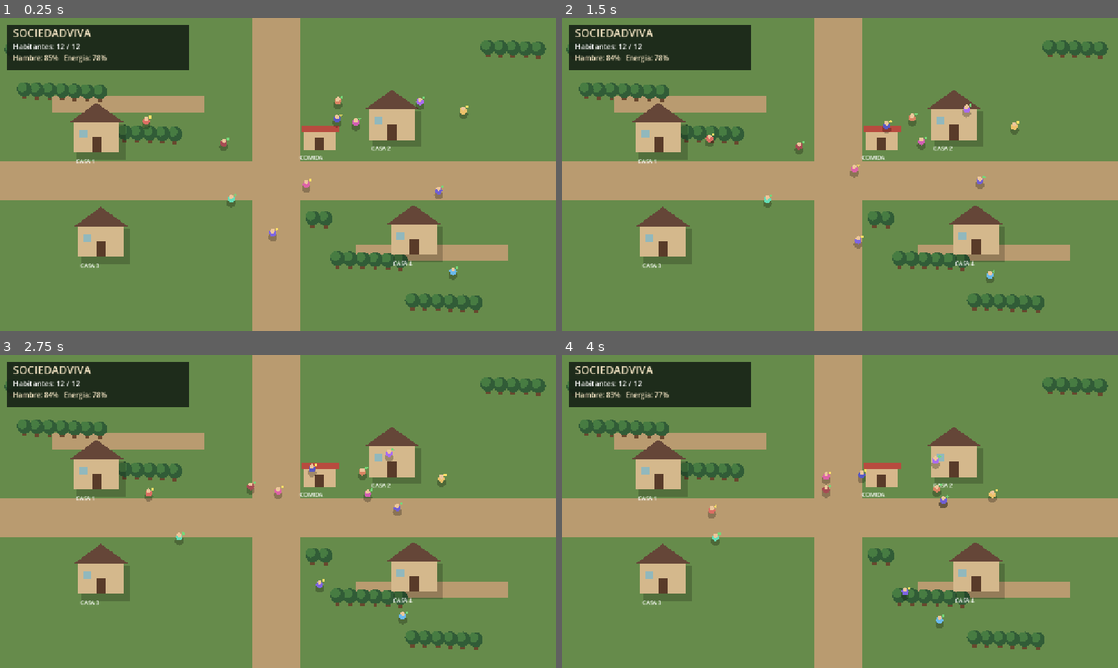
Above: before the commit, frames 1-4 (two rows, left to right).
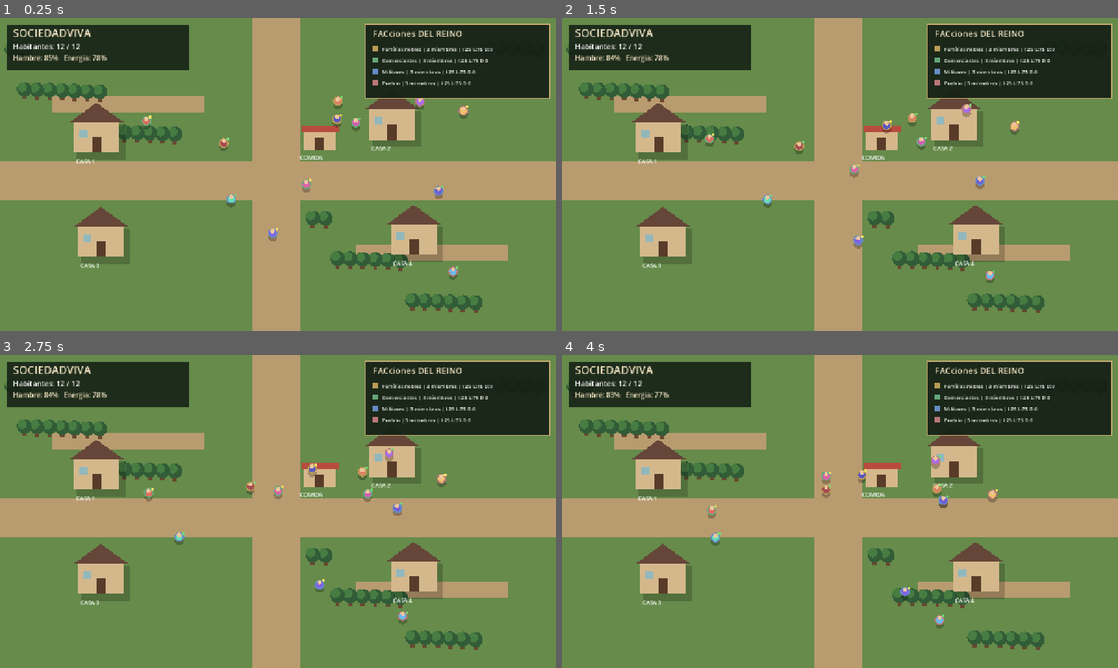
Above: after the commit, the same moments.

Repository: andy2002pro-tech/Kingdom
Game: Godot game, scene res://scenes/main/main.tscn
Two runs of this game, one before a commit and one after it. Both use one fixed random seed, a clock stepped at 60 frames per second and the inputs below.
Inputs:
- Up to frame 1 (0.25 s): no input
- Up to frame 2 (1.5 s): no input
- Up to frame 3 (2.75 s): no input
- Up to frame 4 (4 s): no input

The runs differ from the first frame. In frame 1, 8.2% of the frame differs, in the area x 25-99%, y 1-83%; in frame 2, 8.2%; in frame 3, 8.2%, in the area x 25-99%, y 1-86%; in frame 4, 8.2%.

Commit message:
SociedadViva v0.4.1 - Interfaz visual de facciones

Diff:
--- a/scripts/main.gd
+++ b/scripts/main.gd
@@ -395,6 +395,20 @@
             Color(0, 0, 0, 0.25)
         )
 
+        var faction_color = Color.WHITE
+
+        for faction in factions:
+            if faction.id == person.faction_id:
+                faction_color = faction.color
+                break
+
+        # Aro de color para identificar la faccion
+        draw_circle(
+            p,
+            11,
+            faction_color
+        )
+
         draw_circle(
             p,
             8,
@@ -463,6 +477,8 @@
         Color("#f5e6c5")
     )
 
+    _draw_faction_panel()
+
 func draw_house(pos: Vector2, label: String) -> void:
     # Sombra
     draw_rect(
@@ -558,3 +574,54 @@
 
         if faction.leader_id == -1:
             faction.set_leader(person.id)
+
+func _draw_faction_panel() -> void:
+    # Panel de facciones v0.4.1
+    draw_rect(
+        Rect2(840, 15, 425, 170),
+        Color(0.08, 0.12, 0.08, 0.92)
+    )
+
+    draw_rect(
+        Rect2(840, 15, 425, 170),
+        Color("#c5aa72"),
+        false,
+        2.0
+    )
+
+    draw_string(
+        ThemeDB.fallback_font,
+        Vector2(858, 43),
+        "FACciones DEL REINO",
+        HORIZONTAL_ALIGNMENT_LEFT,
+        -1,
+        20,
+        Color("#f5e6c5")
+    )
+
+    for i in range(factions.size()):
+        var faction: Faction = factions[i]
+        var row_y = 76.0 + float(i) * 26.0
+
+        draw_rect(
+            Rect2(858, row_y - 11, 12, 12),
+            faction.color
+        )
+
+        var info = "%s | %d miembros | I:%d L:%d D:%d" % [
+            faction.faction_name,
+            faction.members.size(),
+            int(faction.influence),
+            int(faction.loyalty),
+            int(faction.discontent)
+        ]
+
+        draw_string(
+            ThemeDB.fallback_font,
+            Vector2(880, row_y),
+            info,
+            HORIZONTAL_ALIGNMENT_LEFT,
+            -1,
+            12,
+            Color.WHITE
+        )
